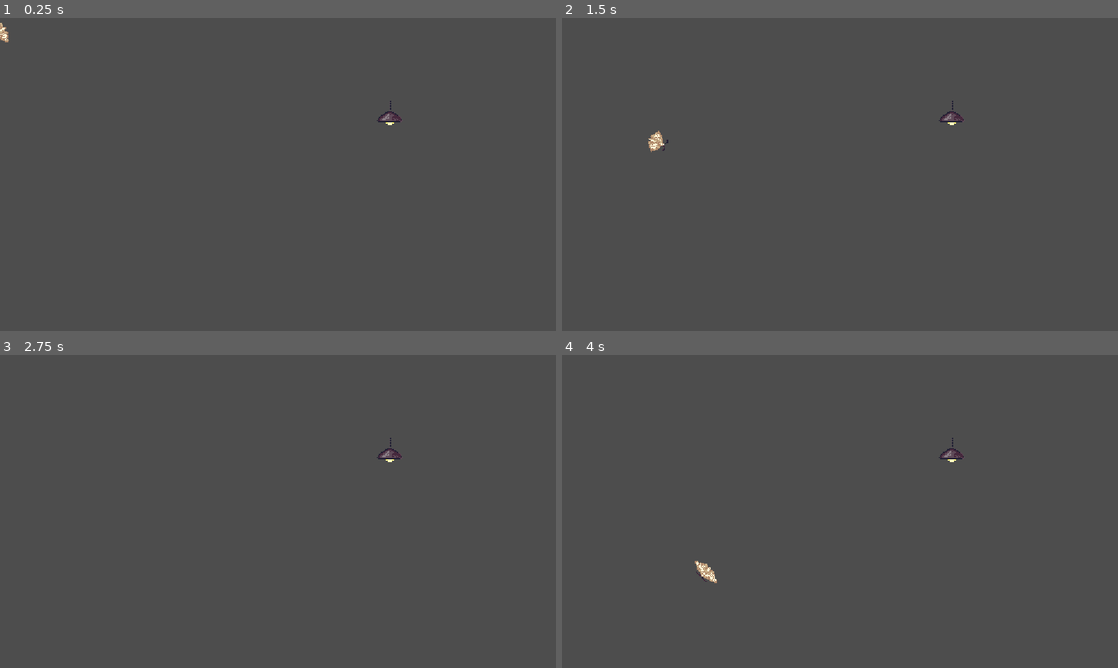
Above: before the commit, frames 1-4 (two rows, left to right).
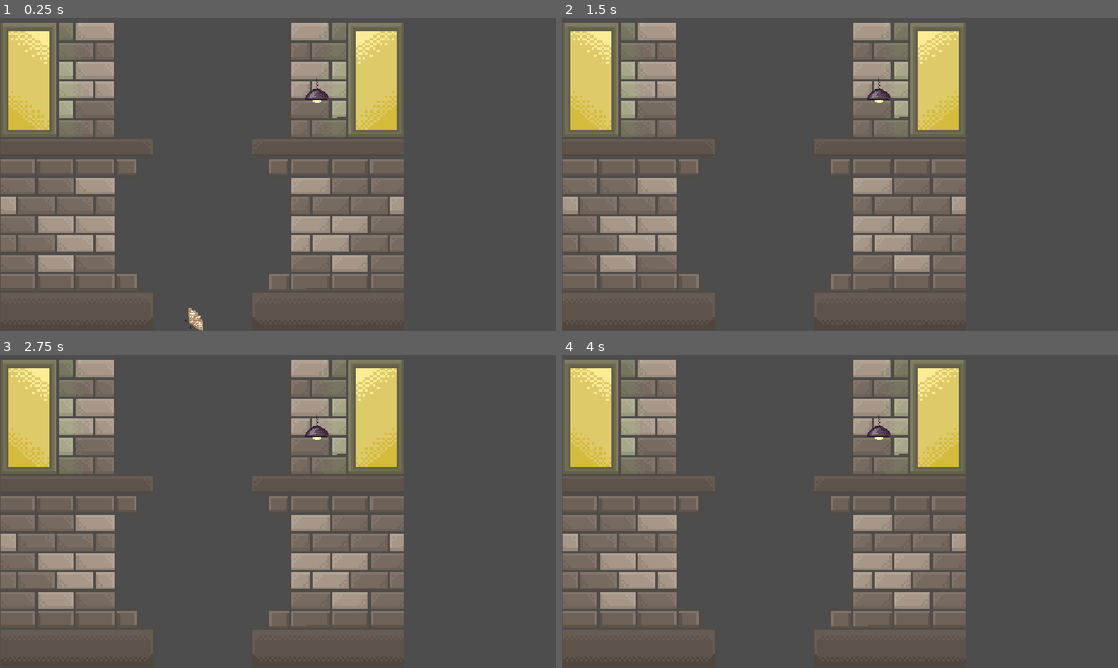
Above: after the commit, the same moments.

Repository: Vsbs14/Moth
Game: Godot game, scene res://Scenes/test.tscn
The game is run twice, just before and just after one commit, with the same random seed, the same clock (stepped at 60 frames per second) and the same inputs.
Inputs:
- Up to frame 1 (0.25 s): no input
- Up to frame 2 (1.5 s): hold D (move_right) 0.53-1.28 s; tap Space (resist) at 0.6, 1.35 s; hold Down (ui_down) from 1.28 s (still down)
- Up to frame 3 (2.75 s): release Down (ui_down) at 2.03 s; hold D (move_right) from 2.03 s (still down); tap Space (resist) at 2.1 s
- Up to frame 4 (4 s): release D (move_right) at 2.78 s; hold W (fly_up) 2.78-3.53 s; tap Space (resist) at 2.85, 3.6 s; hold A (move_left) from 3.53 s (still down)

The runs differ from the first frame. In frame 1, 28% of the frame differs, in the area x 0-73%, y 1-100%; in frame 2, 28%; in frame 3, 28%; in frame 4, 28%.

Commit message:
Working on CheckpointLight

Diff:
--- /dev/null
+++ b/moth/Lights/CheckpointLight.tscn
@@ -0,0 +1,6 @@
+[gd_scene format=3 uid="uid://dq2vqw0fcyoto"]
+
+[ext_resource type="Script" uid="uid://beqwji16rlvnm" path="res://Scripts/checkpoint_light.gd" id="1_k5fso"]
+
+[node name="CheckpointLight" type="Area2D" unique_id=1265643818]
+script = ExtResource("1_k5fso")
--- a/moth/Moth/moth.tscn
+++ b/moth/Moth/moth.tscn
@@ -89,7 +89,7 @@
 size = Vector2(45, 33)
 
 [sub_resource type="CircleShape2D" id="CircleShape2D_ys1qc"]
-radius = 400.0
+radius = 200.0
 
 [node name="Moth" type="CharacterBody2D" unique_id=2137123087]
 script = ExtResource("1_l1t07")
--- a/moth/Scenes/test.tscn
+++ b/moth/Scenes/test.tscn
@@ -2,10 +2,38 @@
 
 [ext_resource type="PackedScene" uid="uid://b12me6gbxam4a" path="res://Moth/moth.tscn" id="2_8od7v"]
 [ext_resource type="PackedScene" uid="uid://d1edvvvdx7xwu" path="res://Lights/zapper_light.tscn" id="3_qc4db"]
+[ext_resource type="Texture2D" uid="uid://ggy1jcejauqo" path="res://Assets/B1/B1 - Bottom.png" id="3_ys1qc"]
+[ext_resource type="Texture2D" uid="uid://qh6g716ew3gx" path="res://Assets/B1/B1 - Lit Window Variant 1.png" id="4_35xla"]
 
 [node name="Test" type="Node2D" unique_id=804192344]
 
-[node name="ZapperLight" parent="." unique_id=1599364450 instance=ExtResource("3_qc4db")]
-position = Vector2(808, 196)
+[node name="B1Bottom" type="Sprite2D" parent="." unique_id=2115298116]
+position = Vector2(163, 490)
+scale = Vector2(5, 5)
+texture = ExtResource("3_ys1qc")
+
+[node name="B1LitWindowVariant1" type="Sprite2D" parent="." unique_id=864225594]
+position = Vector2(162.00003, 171.00005)
+scale = Vector2(5, 5)
+texture = ExtResource("4_35xla")
+
+[node name="B1Bottom2" type="Sprite2D" parent="." unique_id=341738996]
+position = Vector2(677.99994, 489.99997)
+rotation = -0.00028627284
+scale = Vector2(5, 5)
+texture = ExtResource("3_ys1qc")
+flip_h = true
+
+[node name="B1LitWindowVariant2" type="Sprite2D" parent="." unique_id=1779543049]
+position = Vector2(677, 171)
+rotation = -0.00028627284
+scale = Vector2(5, 5)
+texture = ExtResource("4_35xla")
+flip_h = true
 
 [node name="Moth" parent="." unique_id=2137123087 instance=ExtResource("2_8od7v")]
+position = Vector2(404, 597)
+pull_detect_radius = 200.0
+
+[node name="ZapperLight" parent="." unique_id=1599364450 instance=ExtResource("3_qc4db")]
+position = Vector2(657, 150)
--- a/moth/Scripts/moth.gd
+++ b/moth/Scripts/moth.gd
@@ -23,12 +23,13 @@
 
 @export_group("Light Pull")
 @export var pull_detect_radius := 400.0   # how far the moth "senses" lights
-@export var pull_accel := 2600.0          # extra acceleration toward an attracting light (px/sec^2). Compare to climb/steer accel (~1200-1400 effective) -- needs to be clearly stronger to feel like a real fight
+@export var pull_ramp_time := 5.0         # seconds of continuous exposure to reach full pull strength (longer = more reaction time before it gets hard)
+@export var pull_accel_max := 2000.0      # extra acceleration toward an attracting light at FULL ramp (px/sec^2), added on top of the idle drift-toward-light behavior
 @export var pull_altitude_scale := 0.002  # pull gets stronger the higher you climb
 
 @export_group("Resist")
-@export var resist_mash_decay := 0.6      # how fast resist charge drains per second while NOT mashing
-@export var resist_mash_gain := 0.22      # charge added per mash press
+@export var resist_mash_decay := 0.35     # how fast resist charge drains per second while NOT mashing (lower = more forgiving, easier to hold ground between presses)
+@export var resist_mash_gain := 0.3       # charge added per mash press
 @export var resist_charge_to_escape := 1.0 # charge at which pull is fully cancelled (0..1)
 
 var stamina := max_stamina
@@ -37,6 +38,7 @@
 var is_resisting := false
 var resist_charge := 0.0
 var is_being_pulled := false
+var pull_exposure_time := 0.0   # seconds spent continuously inside a light's pull range; resets to 0 the moment you leave range
 
 var current_altitude := 0.0   # set externally or derived from -global_position.y
 var is_dead := false
@@ -65,11 +67,13 @@
 
 	if is_being_pulled and not was_being_pulled:
 		resist_charge = 0.0
+		pull_exposure_time = 0.0
 		pull_started.emit()
 		print("[PULL] light detected, pull started -> ", nearest_light.name)
 	elif was_being_pulled and not is_being_pulled:
+		pull_exposure_time = 0.0
 		pull_ended.emit()
-		print("[PULL] out of range, pull ended")
+		print("[PULL] out of range, pull ended, ramp reset")
 
 	_handle_resist(delta, is_being_pulled)
 
@@ -92,7 +96,9 @@
 	if single_flap and !Input.is_action_pressed("fly_up"):
 		single_flap.play()
 
-	# 2. Vertical Velocity -- normal flight control, always active
+	# 2. Vertical Velocity -- normal flight control, always active. While being
+	# pulled and the player isn't actively climbing/diving, the moth drifts
+	# toward the light vertically too -- doing nothing is never a free escape.
 	var target_vy: float
 	var y_accel: float
 
@@ -102,6 +108,11 @@
 	elif is_diving:
 		target_vy = dive_speed
 		y_accel = fall_accel * 1.5
+	elif is_being_pulled:
+		var to_light_y_idle: float = nearest_light.global_position.y - global_position.y
+		var idle_ramp: float = clamp(pull_exposure_time / max(pull_ramp_time, 0.001), 0.0, 1.0)
+		target_vy = lerp(glide_speed, signf(to_light_y_idle) * glide_speed, idle_ramp)
+		y_accel = fall_accel
 	else:
 		target_vy = glide_speed
 		y_accel = fall_accel
@@ -117,6 +128,15 @@
 	# as "fighting a strong current," not losing control of the moth entirely.
 	var speed_mod := 1.4 if is_diving else (0.8 if is_climbing else 1.0)
 	var target_vx := steer_input * steer_speed * speed_mod
+
+	# While being pulled, doing NOTHING is not a safe option: the moth's own
+	# instinct steers it toward the light unless the player actively steers
+	# against it. This is what "resisting" is protecting you from -- letting
+	# go of the stick and gliding/diving away should NOT be a free escape.
+	if is_being_pulled and steer_input == 0.0:
+		var to_light_x_idle: float = nearest_light.global_position.x - global_position.x
+		var idle_ramp: float = clamp(pull_exposure_time / max(pull_ramp_time, 0.001), 0.0, 1.0)
+		target_vx = lerp(0.0, signf(to_light_x_idle) * steer_speed * speed_mod, idle_ramp)
 
 	velocity.x = move_toward(
 		velocity.x,
@@ -210,27 +230,35 @@
 
 
 func _apply_light_pull(nearest: Light, delta: float) -> void:
+	pull_exposure_time += delta
+
 	var to_light: Vector2 = nearest.global_position - global_position
 	var dist: float = to_light.length()
 	if dist < 1.0:
 		dist = 1.0
 
+	# Ramp: pull starts weak the instant you enter range and grows toward
+	# full strength over pull_ramp_time seconds of CONTINUOUS exposure.
+	# Flying back out of range resets this to zero -- re-entering starts the
+	# ramp fresh, so ducking in and out of a light's range is a valid way to
+	# approach it cautiously rather than committing to a full fight.
+	var ramp_t: float = clamp(pull_exposure_time / max(pull_ramp_time, 0.001), 0.0, 1.0)
+
 	var altitude_bonus: float = 1.0 + current_altitude * pull_altitude_scale
-	var accel: float = pull_accel * nearest.pull_strength * altitude_bonus
-
-	# resist_charge scales how much of the pull force actually gets through.
-	# At charge 0: full pull. At resist_charge_to_escape: pull is fully
-	# cancelled (0 extra force) -- the player just flies normally again,
-	# rather than being yanked backward or frozen. This is additive to
-	# whatever velocity normal flight controls already set this frame, so
-	# steering/climbing/diving always still work, even mid-pull.
+	var accel: float = pull_accel_max * ramp_t * nearest.pull_strength * altitude_bonus
+
+	# resist_charge scales how much of the (already-ramped) pull force gets
+	# through. At charge 0: full ramped pull. At resist_charge_to_escape:
+	# pull is fully cancelled for this frame -- the player just flies
+	# normally, free to steer straight out of the detection radius, which is
+	# the actual way out (crossing pull_detect_radius, not the charge itself).
 	var t: float = clamp(resist_charge / max(resist_charge_to_escape, 0.001), 0.0, 1.0)
 	accel *= (1.0 - t)
 
 	velocity += to_light.normalized() * accel * delta
 
 	if Engine.get_physics_frames() % 30 == 0:  # throttled so it doesn't spam every physics tick
-		print("[PULL] ", nearest.name, " | dist=", snapped(dist, 1.0), " accel=", snapped(accel, 1.0), " charge=", snapped(resist_charge, 0.01))
+		print("[PULL] ", nearest.name, " | dist=", snapped(dist, 1.0), " ramp=", snapped(ramp_t, 0.01), " accel=", snapped(accel, 1.0), " charge=", snapped(resist_charge, 0.01))
 
 
 func _get_nearest_attracting_light() -> Light:
@@ -253,7 +281,7 @@
 			var d := global_position.distance_to(area.global_position)
 			if d <= pull_detect_radius * 0.25:  # tighter range than sensing/pull
 				area.toggle()
-				return  # only tossggle the closest one
+				return  # only toggle the closest one
 
 
 func die() -> void:
